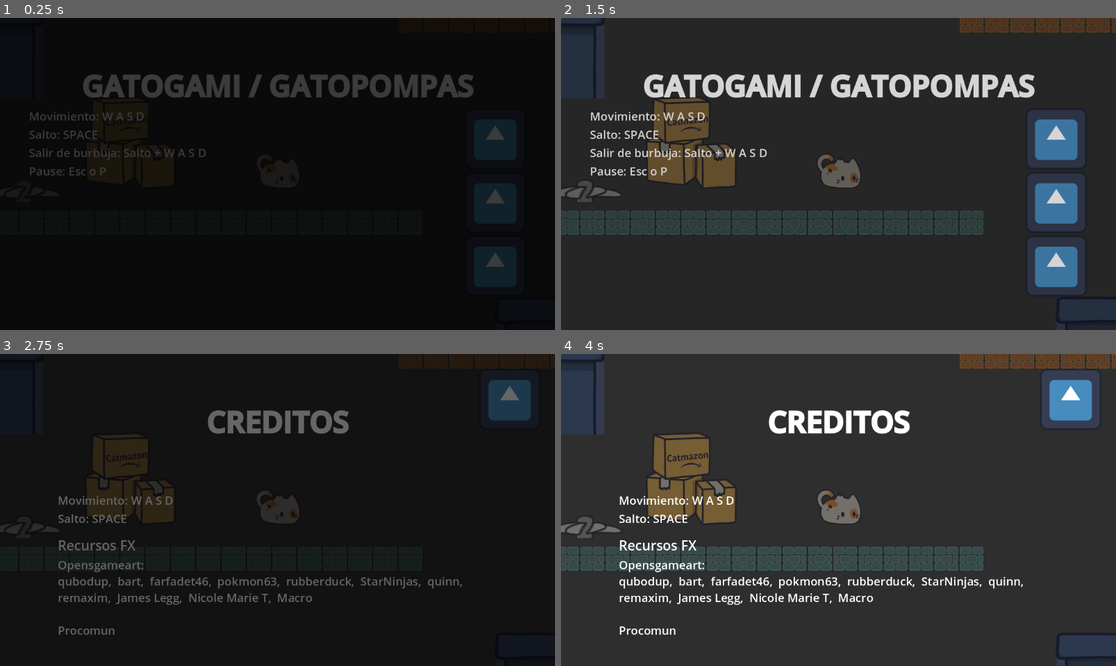
Above: before the commit, frames 1-4 (two rows, left to right).
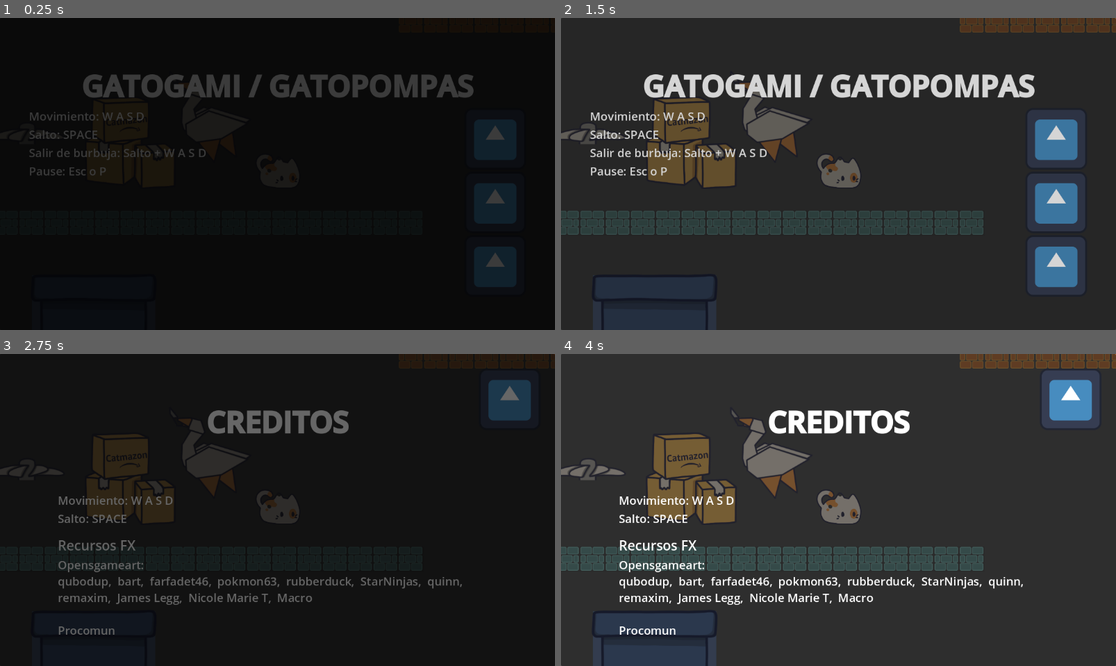
Above: after the commit, the same moments.

Repository: ManuelOteroFernandez/GGJ25
Game: Godot game, scene res://Enviroment/Game.tscn
The game is run twice, just before and just after one commit, with the same random seed, the same clock (stepped at 60 frames per second) and the same inputs. The engine's default icon, where the game draws it, is replaced by a stand-in: a white triangle on a blue panel in a dark square. Sound files missing from this copy of the repository are replaced by a short silence.
Inputs (mouse positions are in pixels of both pictures, inside the frame that each line leads up to):
- Up to frame 1 (0.25 s): no input
- Up to frame 2 (1.5 s): click (1054, 139) at 0.5 s; click (1054, 202) at 1.25 s
- Up to frame 3 (2.75 s): tap Enter (ui_accept) at 2, 2.1, 2.27, 2.57 s; hold Right (ui_right) from 2.03 s (still down)
- Up to frame 4 (4 s): tap Enter (ui_accept) at 2.85, 3.02, 3.32, 3.6 s; release Right (ui_right) at 3.53 s; hold Left (ui_left) from 3.53 s (still down)

The runs differ from the first frame. In frame 2, 6.7% of the frame differs, in the area x 0-100%, y 0-100%; in frame 3, 1.3%; in frame 4, 6.9%.

Commit message:
vfx

Diff:
--- a/AirBlower/AirBlower.tscn
+++ b/AirBlower/AirBlower.tscn
@@ -6,6 +6,7 @@
 [ext_resource type="Texture2D" uid="uid://c7xhfy0gxqe8q" path="res://cousasescenario/helice_frame1.png" id="3_ccwxl"]
 [ext_resource type="Texture2D" uid="uid://h3wvfoan5n1h" path="res://airstream/windtrail2.png" id="3_qm4r2"]
 [ext_resource type="Script" path="res://enemies/Porcoespiño/porcoespiño.gd" id="4_8wp6d"]
+[ext_resource type="AudioStream" uid="uid://daeryhqpvi6u6" path="res://Musica/1.Efectos de sonido/Ventilador.mp3" id="7_32vyg"]
 
 [sub_resource type="SpriteFrames" id="SpriteFrames_gohs5"]
 animations = [{
@@ -48,6 +49,7 @@
 
 [node name="Area2D" type="Area2D" parent="Area2D/AnimatedSprite2D"]
 script = ExtResource("4_8wp6d")
+im_special = true
 
 [node name="CollisionShape2D" type="CollisionShape2D" parent="Area2D/AnimatedSprite2D/Area2D"]
 position = Vector2(1.5, 47.5)
@@ -71,5 +73,11 @@
 direction = Vector2(0, 0)
 gravity = Vector2(0, -1000)
 
+[node name="AudioStreamPlayer2D" type="AudioStreamPlayer2D" parent="."]
+stream = ExtResource("7_32vyg")
+volume_db = -20.0
+autoplay = true
+parameters/looping = true
+
 [connection signal="body_entered" from="Area2D" to="." method="_on_area_2d_body_entered"]
 [connection signal="body_entered" from="Area2D/AnimatedSprite2D/Area2D" to="Area2D/AnimatedSprite2D/Area2D" method="_on_body_entered"]
--- a/Bubble/Bubble.tscn
+++ b/Bubble/Bubble.tscn
@@ -1,7 +1,8 @@
-[gd_scene load_steps=6 format=3 uid="uid://b3ylhln31lr80"]
+[gd_scene load_steps=7 format=3 uid="uid://b3ylhln31lr80"]
 
 [ext_resource type="Script" path="res://Bubble/bubble.gd" id="1_5l2d8"]
 [ext_resource type="Texture2D" uid="uid://mod8hta7xeju" path="res://Bubble/bubbleTemplate.png" id="2_28w11"]
+[ext_resource type="AudioStream" uid="uid://5rny7vcbefuw" path="res://Musica/1.Efectos de sonido/Pompa explota.mp3" id="3_3gr6d"]
 
 [sub_resource type="GDScript" id="GDScript_qlvm1"]
 script/source = "extends RigidBody2D
@@ -53,5 +54,9 @@
 
 [node name="VisibleOnScreenNotifier2D" type="VisibleOnScreenNotifier2D" parent="."]
 
+[node name="Audio" type="AudioStreamPlayer2D" parent="."]
+stream = ExtResource("3_3gr6d")
+parameters/looping = false
+
 [connection signal="body_entered" from="RigidBody2D" to="." method="onCollisionEnter"]
 [connection signal="screen_exited" from="VisibleOnScreenNotifier2D" to="." method="_on_visible_on_screen_notifier_2d_screen_exited"]
--- a/Bubble/BubbleGenerator.tscn
+++ b/Bubble/BubbleGenerator.tscn
@@ -1,7 +1,8 @@
-[gd_scene load_steps=4 format=3 uid="uid://dnn87aqvrb6mj"]
+[gd_scene load_steps=5 format=3 uid="uid://dnn87aqvrb6mj"]
 
 [ext_resource type="Script" path="res://Bubble/bubble_generator.gd" id="1_37rfm"]
 [ext_resource type="Texture2D" uid="uid://cj04840tox6ek" path="res://cousasescenario/tubería_basic.png" id="2_dq5bm"]
+[ext_resource type="AudioStream" uid="uid://hhxavs7i5ltn" path="res://Musica/1.Efectos de sonido/Pompero genera pompa.mp3" id="3_43ad8"]
 
 [sub_resource type="RectangleShape2D" id="RectangleShape2D_f07jw"]
 size = Vector2(340, 269)
@@ -25,4 +26,7 @@
 [node name="CollisionShape2D" type="CollisionShape2D" parent="StaticBody2D"]
 shape = SubResource("RectangleShape2D_f07jw")
 
+[node name="AudioStreamPlayer2D" type="AudioStreamPlayer2D" parent="."]
+stream = ExtResource("3_43ad8")
+
 [connection signal="timeout" from="Timer" to="." method="_on_timer_timeout"]
--- a/Bubble/bubble.gd
+++ b/Bubble/bubble.gd
@@ -2,6 +2,10 @@
 extends Node2D
 
 @export var direction : Vector2 = Vector2(0,0)
+
+@onready var sound_explota = load("res://Musica/1.Efectos de sonido/Pompa explota.mp3")
+@onready var sound_union = load("res://Musica/1.Efectos de sonido/Fusion pompas.mp3")
+
 var bubbleT: GameController.bubbleType = GameController.bubbleType.blue
 # Numero de rebotes que puede resistir
 var endurance: float = 0
@@ -27,14 +31,21 @@
 				bubbleT = GameController.bubbleType.blue
 				$RigidBody2D/AnimatedSprite2D.modulate = GameController.bubbleColor[bubbleT]
 				endurance = 0
+			#elif not $Audio.playing:
+				#$Audio.stream = sound_explota
+				#$Audio.connect("finished",_sound_explotion_finish)
+				#$Audio.play()
 			else:
 				queue_free()
+
 		elif collider.is_in_group("Player"):
 			queue_free()
 		elif collider.is_in_group("Bubbles"):
 			bubbleT = GameController.bubbleType.purple
 			$RigidBody2D/AnimatedSprite2D.modulate = GameController.bubbleColor[bubbleT]
 			endurance = 1
+			$Audio.stream = sound_union
+			$Audio.play()
 			direction += (collider.get_parent() as Bubble).direction
 			collider.get_parent().free()
 		#print(endurance)
@@ -49,17 +60,6 @@
 		$RigidBody2D/AnimatedSprite2D.modulate = GameController.bubbleColor[bubbleT]
 		endurance = 0
 
-
-#func onCollisionEnter(body: Node) -> void:
-	#if body.is_in_group("Player") or body.is_in_group("Muro"):
-		#print("patata")
-		#queue_free()
-	#if body.is_in_group("Bubbles"):
-		#endurance += (body.get_parent() as Bubble).endurance
-		#direction += (body.get_parent() as Bubble).direction
-		#bubbleT = GameController.bubbleType.purple
-		#body.get_parent().free()
-
-
-#func _on_visible_on_screen_notifier_2d_screen_exited() -> void:
-	#queue_free()
+func _sound_explotion_finish():
+	$Audio.disconnect("finished",_sound_explotion_finish)
+	queue_free()
--- a/Bubble/bubble_generator.gd
+++ b/Bubble/bubble_generator.gd
@@ -20,6 +20,7 @@
 	b.position = position
 	b.with_data(bubble_speed,bubble_type)
 	$BubbleList.add_child(b)
+	$AudioStreamPlayer2D.play()
 
 
 
--- a/Character/Character.tscn
+++ b/Character/Character.tscn
@@ -142,6 +142,7 @@
 }]
 
 [node name="CharacterBody2D" type="CharacterBody2D" groups=["Player"]]
+collision_layer = 9
 collision_mask = 57
 script = ExtResource("1_p7qbp")
 
@@ -189,5 +190,7 @@
 wait_time = 0.5
 one_shot = true
 
+[node name="AudioStreamPlayer2D" type="AudioStreamPlayer2D" parent="."]
+
 [connection signal="timeout" from="JumpTimer" to="." method="_on_jump_timer_timeout"]
 [connection signal="timeout" from="RespawnTimer" to="." method="_on_respawn_timer_timeout"]
--- a/Character/character.gd
+++ b/Character/character.gd
@@ -18,6 +18,15 @@
 @onready var shape_cat: CapsuleShape2D = load("res://Character/shapeCat.tres")
 @onready var shape_bubble: CircleShape2D = load("res://Character/shapeBubble.tres")
 
+@onready var sound_wall = load("res://Musica/1.Efectos de sonido/Arrastre pared.mp3")
+@onready var sound_landing = load("res://Musica/1.Efectos de sonido/Aterrizar.mp3")
+@onready var sound_in_bubble = load("res://Musica/1.Efectos de sonido/Gato entra en pompa.mp3")
+@onready var sound_dead_especial = load("res://Musica/1.Efectos de sonido/Gato muere por hélice.mp3")
+@onready var sound_dead = load("res://Musica/1.Efectos de sonido/Gato muere.mp3")
+@onready var sound_jump = load("res://Musica/1.Efectos de sonido/Saltar.mp3")
+@onready var sound_step = load("res://Musica/1.Efectos de sonido/Paso.mp3")
+
+
 var is_jumping:bool = false
 var move_mode:MOVE_SET = MOVE_SET.NORMAL
 var current_dir = 1
@@ -32,6 +41,7 @@
 	elif anim_state == ANIM_STATE_SET.JUMP and $AnimatedSprite2D.animation not in ["jumpL","jumpR"]:
 		$AnimatedSprite2D.animation = "jumpL" if current_dir < 0 else "jumpR"
 		$AnimatedSprite2D.play()
+		play_sound(sound_jump)
 	elif anim_state == ANIM_STATE_SET.IDLE:
 
 		if move_mode == MOVE_SET.BURBUJA:
@@ -39,11 +49,18 @@
 		else:
 			$AnimatedSprite2D.animation = "idleL" if current_dir < 0 else "idleR"
 	elif anim_state == ANIM_STATE_SET.WALL:
+		play_sound(sound_wall)
 		$AnimatedSprite2D.animation = "slideL" if current_dir < 0 else "slideR"
 	elif anim_state in [ANIM_STATE_SET.FALL,ANIM_STATE_SET.JUMP_WALL]:
 		$AnimatedSprite2D.animation = "fallL" if current_dir < 0 else "fallR"
 
-
+	if anim_state != ANIM_STATE_SET.WALL and $AudioStreamPlayer2D.playing and $AudioStreamPlayer2D.stream == sound_wall:
+		$AudioStreamPlayer2D.stop()
+
+func play_sound(sound):
+	if $AudioStreamPlayer2D.stream != sound:
+		$AudioStreamPlayer2D.stream = sound
+		$AudioStreamPlayer2D.play()
 
 func _physics_process(delta: float) -> void:
 	# Add the gravity.
@@ -82,11 +99,12 @@
 					bubbleHP -= 1
 				else:
 					set_move_mode(MOVE_SET.NORMAL)
-	print(get_slide_collision_count())
+	#print(get_slide_collision_count())
 
 func set_move_mode(new_mode:MOVE_SET):
 	move_mode = new_mode
 	if move_mode == MOVE_SET.BURBUJA:
+		play_sound(sound_in_bubble)
 		set_collision_layer_value(3,true)
 		set_collision_mask_value(3,true)
 		$BubbleTemplate.visible = true
@@ -193,9 +211,10 @@
 
 	return false
 
-func dead():
+func dead(is_especial:bool = false):
 	on_dead_signal.emit()
 	$RespawnTimer.start()
+	play_sound(sound_dead if not is_especial else sound_dead_especial)
 
 
 func _on_jump_timer_timeout() -> void:
--- a/Checkpoints/checkpoint.gd
+++ b/Checkpoints/checkpoint.gd
@@ -2,7 +2,11 @@
 
 @onready var textureInactive: Texture2D = load("res://cousasescenario/checkpoint_active.png")
 
+var actived = false
+
 func _on_body_entered(body: Node2D) -> void:
-	if body.is_in_group("Player"):
+	if body.is_in_group("Player") and not actived:
+		actived = true
+		$AudioStreamPlayer2D.play()
 		GameController.last_checkpoint_position = position
 		$CollisionShape2D/Sprite2D.texture = textureInactive
--- a/Checkpoints/checkpoint.tscn
+++ b/Checkpoints/checkpoint.tscn
@@ -1,7 +1,8 @@
-[gd_scene load_steps=4 format=3 uid="uid://bikkpuuf1fguh"]
+[gd_scene load_steps=5 format=3 uid="uid://bikkpuuf1fguh"]
 
 [ext_resource type="Script" path="res://Checkpoints/checkpoint.gd" id="1_t5sh2"]
 [ext_resource type="Texture2D" uid="uid://djn2606kr7tyy" path="res://cousasescenario/checkpoint_inactive.png" id="2_i3o8l"]
+[ext_resource type="AudioStream" uid="uid://dm0a2p8r52mu7" path="res://Musica/1.Efectos de sonido/Activar Castillo.mp3" id="3_we45a"]
 
 [sub_resource type="RectangleShape2D" id="RectangleShape2D_4vtob"]
 size = Vector2(254, 243.5)
@@ -19,4 +20,7 @@
 scale = Vector2(0.855, 0.855)
 texture = ExtResource("2_i3o8l")
 
+[node name="AudioStreamPlayer2D" type="AudioStreamPlayer2D" parent="."]
+stream = ExtResource("3_we45a")
+
 [connection signal="body_entered" from="." to="." method="_on_body_entered"]
--- a/Enviroment/Game.tscn
+++ b/Enviroment/Game.tscn
@@ -194,16 +194,16 @@
 tile_set = SubResource("TileSet_ksxwn")
 
 [node name="BubbleGenerator" parent="Map" instance=ExtResource("3_y6ar3")]
-position = Vector2(3171, 1004)
+position = Vector2(2471, 1415)
 bubble_speed = Vector2(1, -500)
 
 [node name="BubbleGenerator" parent="." instance=ExtResource("3_y6ar3")]
-position = Vector2(1821, 209)
+position = Vector2(2131, 972)
 spawn_time = 5.0
-bubble_speed = Vector2(100, -100)
+bubble_speed = Vector2(100, 0)
 
 [node name="AirBlower" parent="." instance=ExtResource("4_r2p2q")]
-position = Vector2(1938, 380)
+position = Vector2(1947, 221)
 
 [node name="Checkpoint" parent="." instance=ExtResource("5_evd3c")]
 position = Vector2(1533, 467)
@@ -212,7 +212,7 @@
 position = Vector2(2233, 463)
 
 [node name="Porcoespiño" parent="." instance=ExtResource("6_2m7wg")]
-position = Vector2(1202, 517)
+position = Vector2(2454, 400)
 
 [node name="CanvasLayer" type="CanvasLayer" parent="."]
 
--- a/UI/MainMenu.tscn
+++ b/UI/MainMenu.tscn
@@ -1,8 +1,9 @@
-[gd_scene load_steps=5 format=3 uid="uid://bchnsttsurq8c"]
+[gd_scene load_steps=6 format=3 uid="uid://bchnsttsurq8c"]
 
 [ext_resource type="Theme" uid="uid://c0spuf5fuqnr6" path="res://new_theme.tres" id="1_lwfic"]
 [ext_resource type="Texture2D" uid="uid://ccrlpljsdhna4" path="res://icon.svg" id="2_lbt2e"]
 [ext_resource type="Script" path="res://UI/mainMenu.gd" id="3_2ctia"]
+[ext_resource type="AudioStream" uid="uid://ci84c4sxdet7r" path="res://Musica/1.Efectos de sonido/Boton.mp3" id="3_yf550"]
 
 [sub_resource type="StyleBoxEmpty" id="StyleBoxEmpty_1l56y"]
 
@@ -14,6 +15,9 @@
 grow_vertical = 2
 theme = ExtResource("1_lwfic")
 script = ExtResource("3_2ctia")
+
+[node name="Boton" type="AudioStreamPlayer" parent="."]
+stream = ExtResource("3_yf550")
 
 [node name="MarginContainer" type="MarginContainer" parent="."]
 layout_mode = 2
--- a/UI/MenuPause.tscn
+++ b/UI/MenuPause.tscn
@@ -1,8 +1,9 @@
-[gd_scene load_steps=5 format=3 uid="uid://bnf2ne0knnysg"]
+[gd_scene load_steps=6 format=3 uid="uid://bnf2ne0knnysg"]
 
 [ext_resource type="Theme" uid="uid://c0spuf5fuqnr6" path="res://new_theme.tres" id="1_r6o1r"]
 [ext_resource type="Script" path="res://UI/menu_pause.gd" id="2_f4kjv"]
 [ext_resource type="Texture2D" uid="uid://ccrlpljsdhna4" path="res://icon.svg" id="3_x86si"]
+[ext_resource type="AudioStream" uid="uid://ci84c4sxdet7r" path="res://Musica/1.Efectos de sonido/Boton.mp3" id="4_81m6b"]
 
 [sub_resource type="StyleBoxEmpty" id="StyleBoxEmpty_tihdv"]
 
@@ -39,4 +40,7 @@
 size_flags_horizontal = 4
 texture_normal = ExtResource("3_x86si")
 
+[node name="Boton" type="AudioStreamPlayer" parent="."]
+stream = ExtResource("4_81m6b")
+
 [connection signal="pressed" from="MarginContainer/VBoxContainer/btnContinue" to="." method="_on_btn_continue_pressed"]
--- a/UI/mainMenu.gd
+++ b/UI/mainMenu.gd
@@ -6,6 +6,7 @@
 	process_mode = Node.PROCESS_MODE_ALWAYS
 
 func _on_close_credits() -> void:
+	$Boton.play()
 	fade.connect("end_fade_signal",	_change_main_to_credits )
 	fade.to_black()
 
@@ -16,6 +17,7 @@
 	fade.to_white()
 
 func _on_open_credits() -> void:
+	$Boton.play()
 	fade.connect("end_fade_signal",	_change_credits_to_main )
 	fade.to_black()
 
@@ -27,10 +29,12 @@
 
 
 func _on_exit_game() -> void:
+	$Boton.play()
 	get_tree().quit()
 
 
 func _on_init_game() -> void:
+	$Boton.play()
 	fade.connect("end_fade_signal",	_init_game )
 	fade.to_black()
 
--- a/UI/menu_pause.gd
+++ b/UI/menu_pause.gd
@@ -22,6 +22,7 @@
 
 
 func _on_btn_continue_pressed() -> void:
+	$Boton.play()
 	GameController.pause()
 
 func _continue_1():
--- a/enemies/Porcoespiño/porcoespiño.gd
+++ b/enemies/Porcoespiño/porcoespiño.gd
@@ -1,6 +1,7 @@
 extends Area2D
 
+@export var im_special:bool = false
 
 func _on_body_entered(body: Node2D) -> void:
 	if body.is_in_group("Player"):
-		(body as Player).dead()
+		(body as Player).dead(im_special)
Not shown: 1 places in AirBlower/AirBlower.tscn that only renumber resources
Not shown, changed: Musica/1.Efectos de sonido/Arrastre pared.mp3.import
